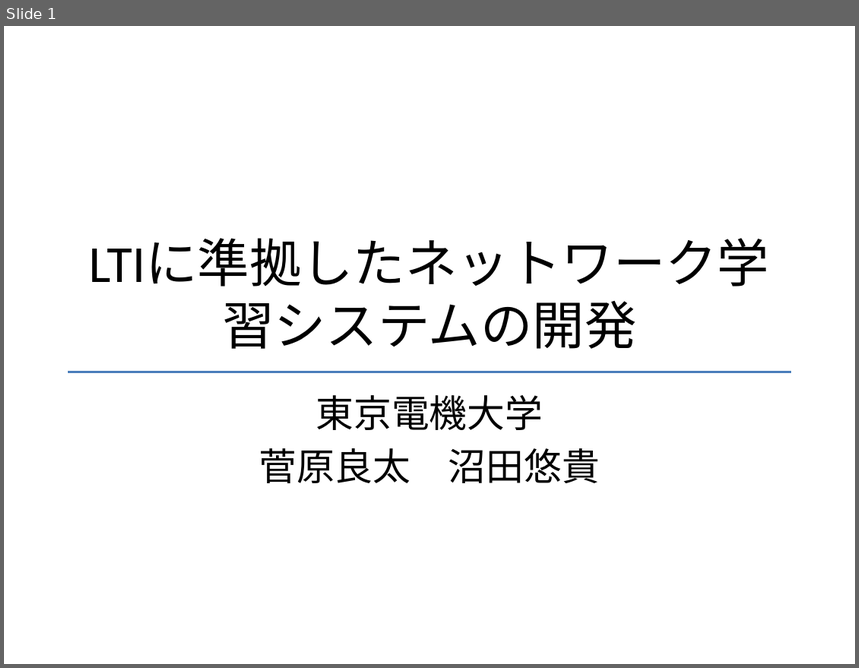
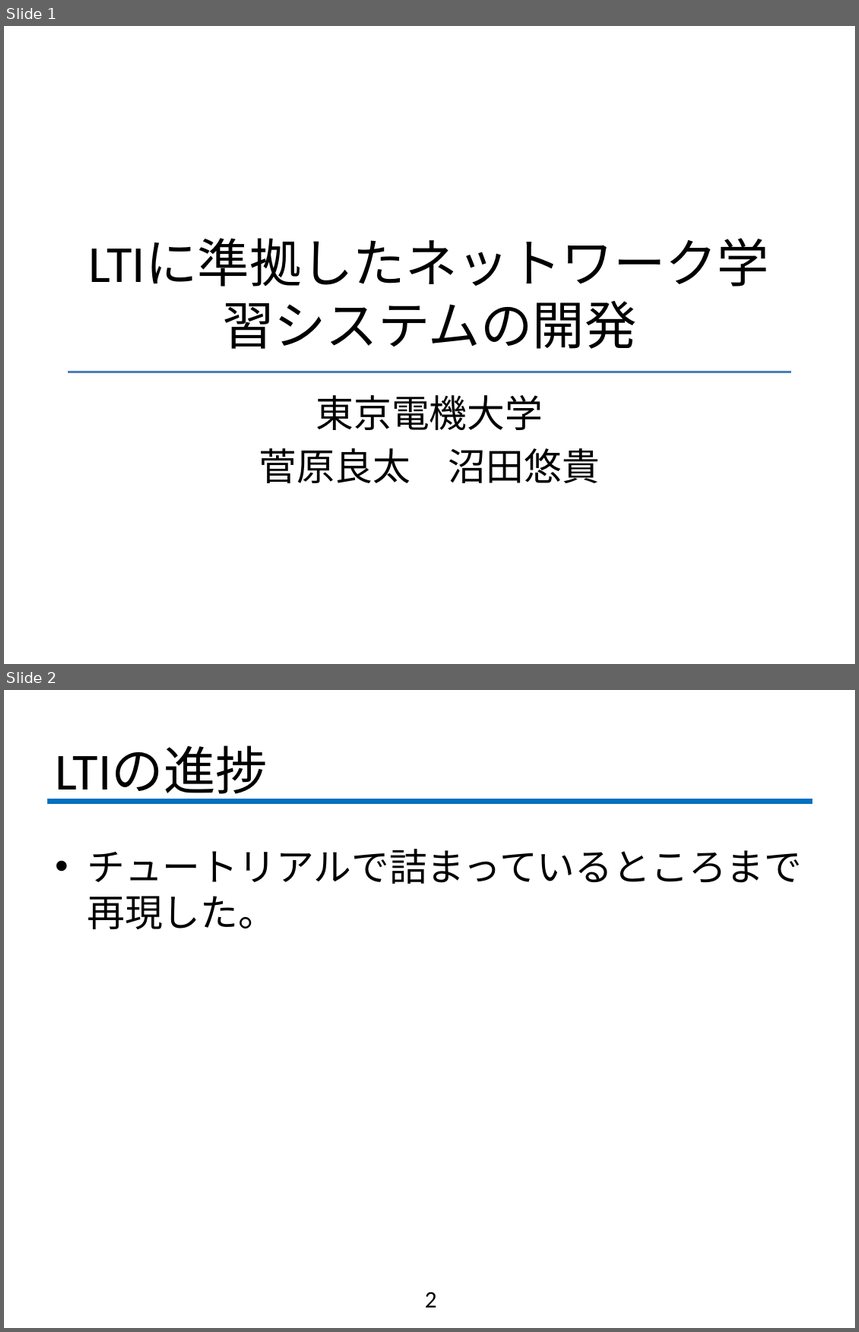
Before and after one commit to fujiLabo/fuji_simu, a slide deck: 1126進捗.pptx. Shown one above the other, each under a label of ours: slide 1 before the commit, slides 1 and 2 after it. The pictures are 859x668 and 859x1332 pixels, drawn with LibreOffice and Linux fonts; fonts in the diff are those of the drawing; background and template pictures are left out. Boxes give left, top, right and bottom in pixels: in the first picture for what was removed or moved away, otherwise in the second. Text is boxed around its words. In the diff, an @@ line names an element or a change of style, - is before the commit and + after.

```diff
--- a/1126進捗.pptx
+++ b/1126進捗.pptx
@@ slide 2 added at (x1=4, y1=690, x2=855, y2=1328), background #FFFFFF @@
@@ title added at (x1=55, y1=746, x2=268, y2=802), 44 pt, text #000000 @@
+LTIの進捗
@@ line added from (47, 802) to (813, 802), #0070C0 4 pt @@
@@ text added at (x1=87, y1=849, x2=802, y2=929), 32 pt, text #000000 @@
+• チュートリアルで詰まっているところまで再現した。
@@ page number added at (x1=425, y1=1293, x2=437, y2=1308), 20 pt, text #000000 @@
+2
```
Also in this commit, not shown: 3 other slides added, 1 other file.
